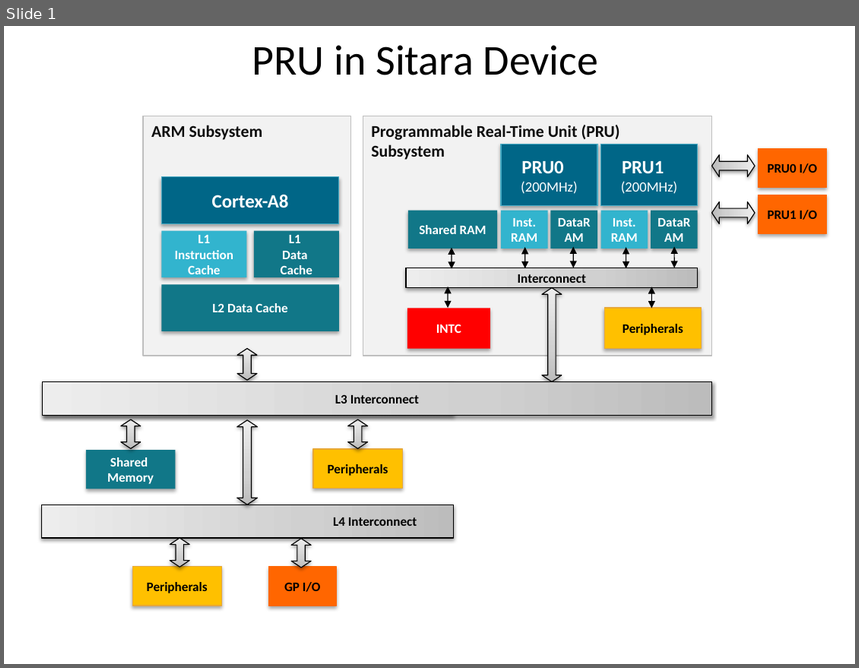
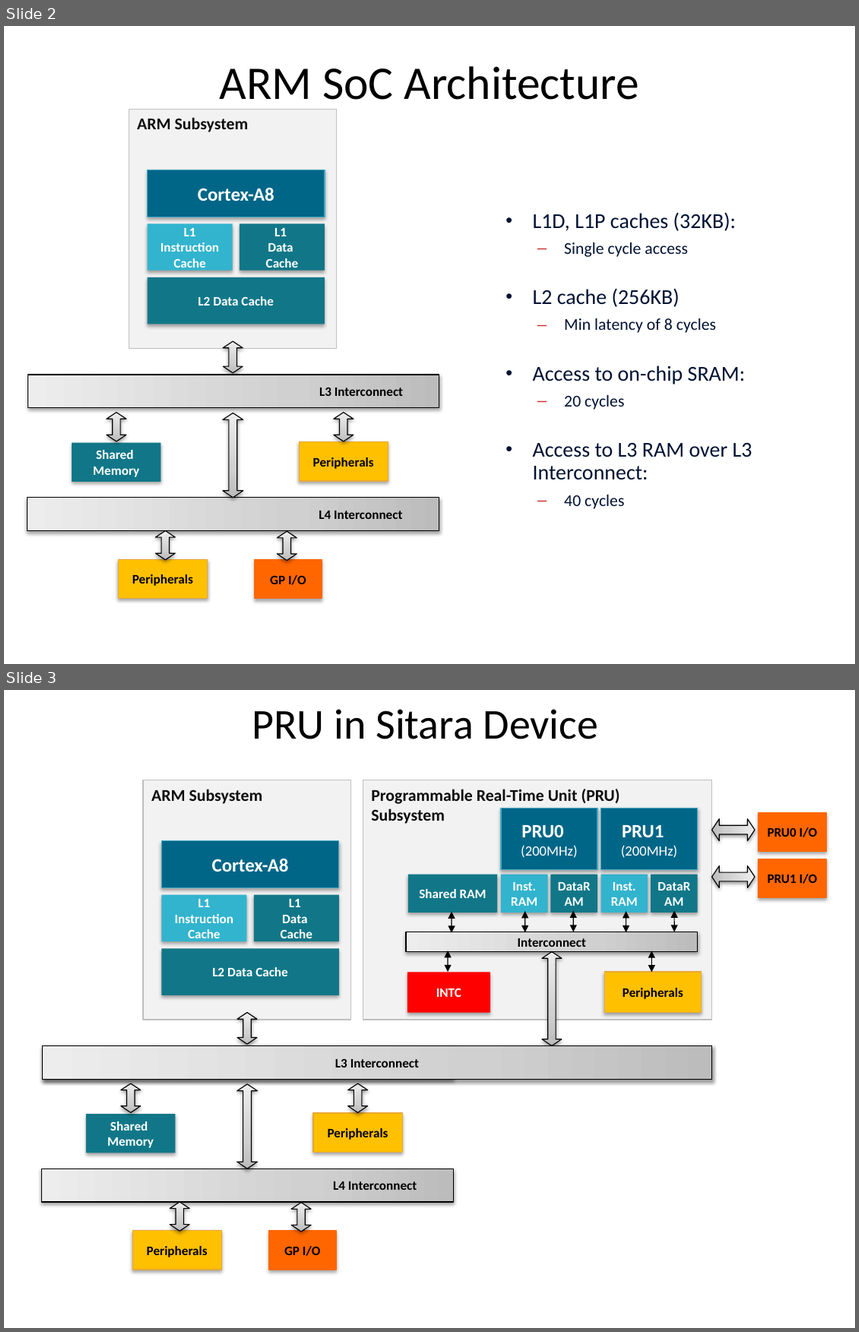
Before and after one commit to hari1989/keystone-workshop, a slide deck: preliminary/Working/presentations/Sitara/PRU in Sitara Device.pptx. Shown one above the other, each under a label of ours: slide 1 before the commit, slides 2 and 3 after it. The pictures are 859x668 and 859x1332 pixels, drawn with LibreOffice and Linux fonts; fonts in the diff are those of the drawing. Boxes give left, top, right and bottom in pixels: in the first picture for what was removed or moved away, otherwise in the second. Text is boxed around its words. In the diff, an @@ line names an element or a change of style, - is before the commit and + after.

```diff
--- a/preliminary/Working/presentations/Sitara/PRU in Sitara Device.pptx
+++ b/preliminary/Working/presentations/Sitara/PRU in Sitara Device.pptx
@@ slide 2 added at (4, 26, 855, 664), background #FFFFFF @@
@@ title added at (219, 66, 639, 110), 39.6 pt, text #000000 @@
+ARM SoC Architecture
@@ rectangle added at (129, 110, 337, 348), fill #F2F2F2, outline #BFBFBF 0.75 pt, 14 pt, text #0D0D0D, bold @@
+ARM Subsystem
@@ rectangle added at (147, 170, 324, 217), fill #006687, outline #46AAC5 0.75 pt, 16 pt, text #FFFFFF, bold @@
+Cortex-A8
@@ rectangle added at (147, 224, 232, 270), fill #32B4CE, 11 pt, text #FFFFFF, bold @@
+L1 Instruction Cache
@@ rectangle added at (240, 224, 325, 270), fill #117788, 11 pt, text #FFFFFF, bold @@
+L1
+Data
+Cache
@@ text added at (533, 212, 753, 509), 18 pt, text #001233 @@
+• L1D, L1P caches (32KB):
+  – Single cycle access
+• L2 cache (256KB)
+  – Min latency of 8 cycles
+• Access to on-chip SRAM:
+  – 20 cycles
+• Access to L3 RAM over L3 Interconnect:
+  – 40 cycles
@@ rectangle added at (147, 277, 324, 324), fill #117788, 11 pt, text #FFFFFF, bold @@
+L2 Data Cache
@@ up down arrow added at (223, 342, 243, 373), fill gradient #BDBDBD to #D1D1D1 to #EEEEEE, outline #000000 0.75 pt @@
@@ rectangle added at (28, 375, 439, 408), fill gradient #BDBDBD to #D1D1D1 to #EEEEEE, outline #000000 0.75 pt, 11 pt, text #000000, bold @@
+L3 Interconnect
@@ up down arrow added at (107, 412, 126, 442), fill gradient #BDBDBD to #D1D1D1 to #EEEEEE, outline #000000 0.75 pt @@
@@ up down arrow added at (333, 412, 353, 442), fill gradient #BDBDBD to #D1D1D1 to #EEEEEE, outline #000000 0.75 pt @@
@@ up down arrow added at (223, 414, 243, 497), fill gradient #BDBDBD to #D1D1D1 to #EEEEEE, outline #000000 0.75 pt @@
@@ rectangle added at (72, 443, 161, 482), fill #117788, 11 pt, text #FFFFFF, bold @@
+Shared
+Memory
@@ rectangle added at (300, 442, 389, 481), fill #FFC000, outline #E8A835 0.75 pt, 11 pt, text #000000, bold @@
+Peripherals
@@ rectangle added at (28, 498, 439, 531), fill gradient #BDBDBD to #D1D1D1 to #EEEEEE, outline #000000 0.75 pt, 11 pt, text #000000, bold @@
+L4 Interconnect
@@ up down arrow added at (155, 531, 175, 560), fill gradient #BDBDBD to #D1D1D1 to #EEEEEE, outline #000000 0.75 pt @@
@@ up down arrow added at (278, 531, 297, 560), fill gradient #BDBDBD to #D1D1D1 to #EEEEEE, outline #000000 0.75 pt @@
@@ rectangle added at (118, 560, 208, 599), fill #FFC000, outline #E8A835 0.75 pt, 11 pt, text #000000, bold @@
+Peripherals
@@ rectangle added at (254, 560, 322, 599), fill #FF6600, outline #FF6600 0.75 pt, 11 pt, text #000000, bold @@
+GP I/O
@@ what was slide 1 is now slide 3 @@
```
Also in this commit, not shown: 2 slides changed, 47 other slides added, 5 slides removed.
